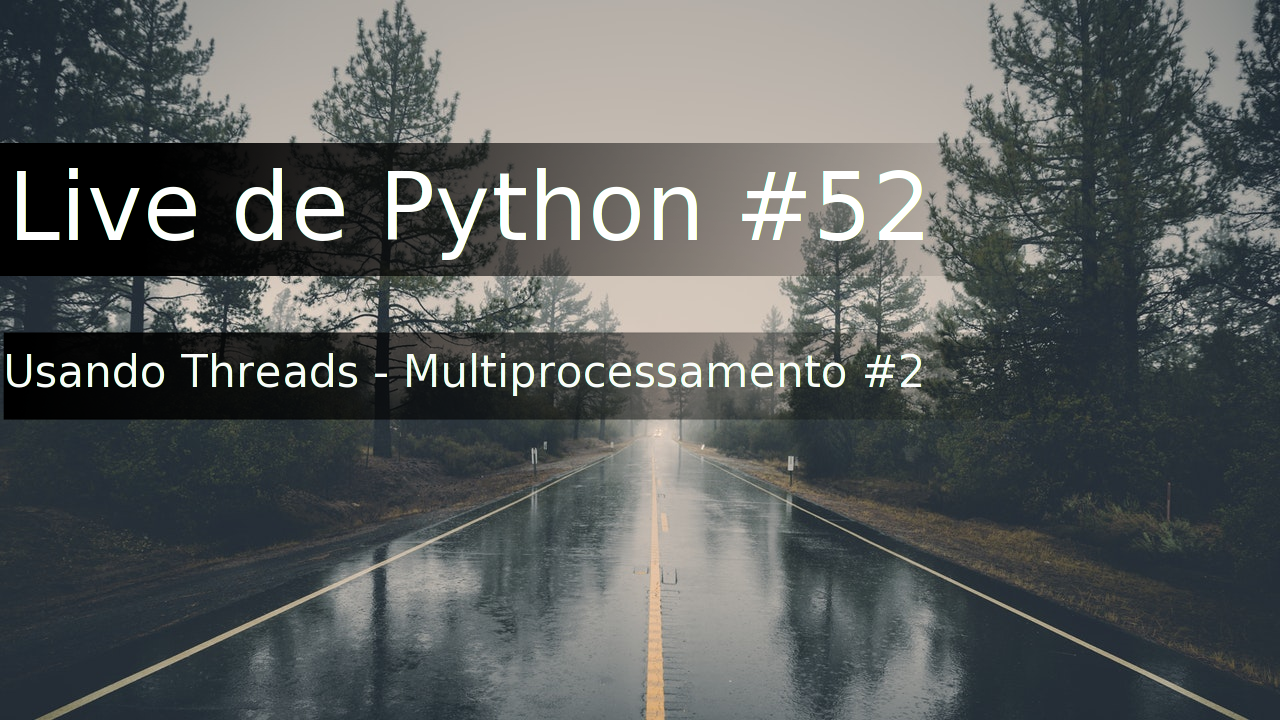
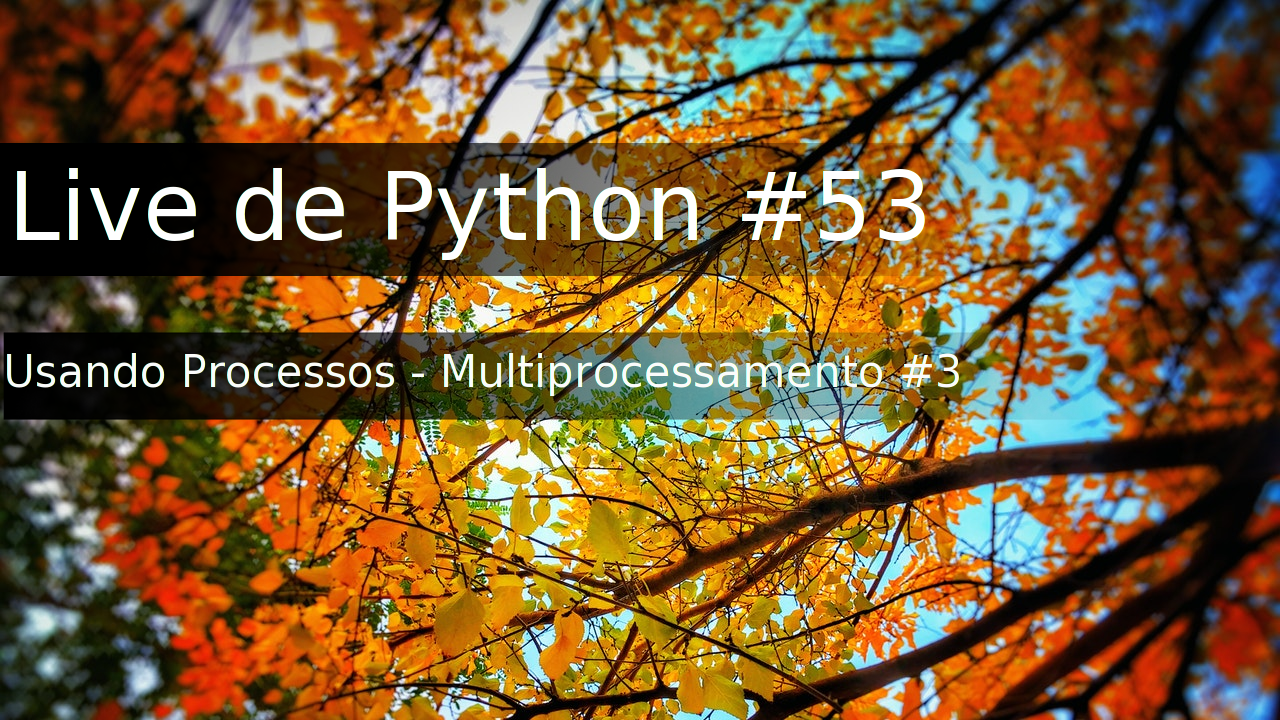
Layers edited between the first and the second (1280, 720) image:
renamed "Usando Threads - Multiprocessa..." to "Usando Processos - Multiproces...", painted on it over [42, 353, 959, 396]
renamed "Live de Python #52" to "Live de Python #53", painted on it over [159, 168, 925, 260]
renamed "pexels-photo-39811(1).jpeg" to "pexels-photo-678377.jpeg", painted on it over [0, 0, 1280, 720]
